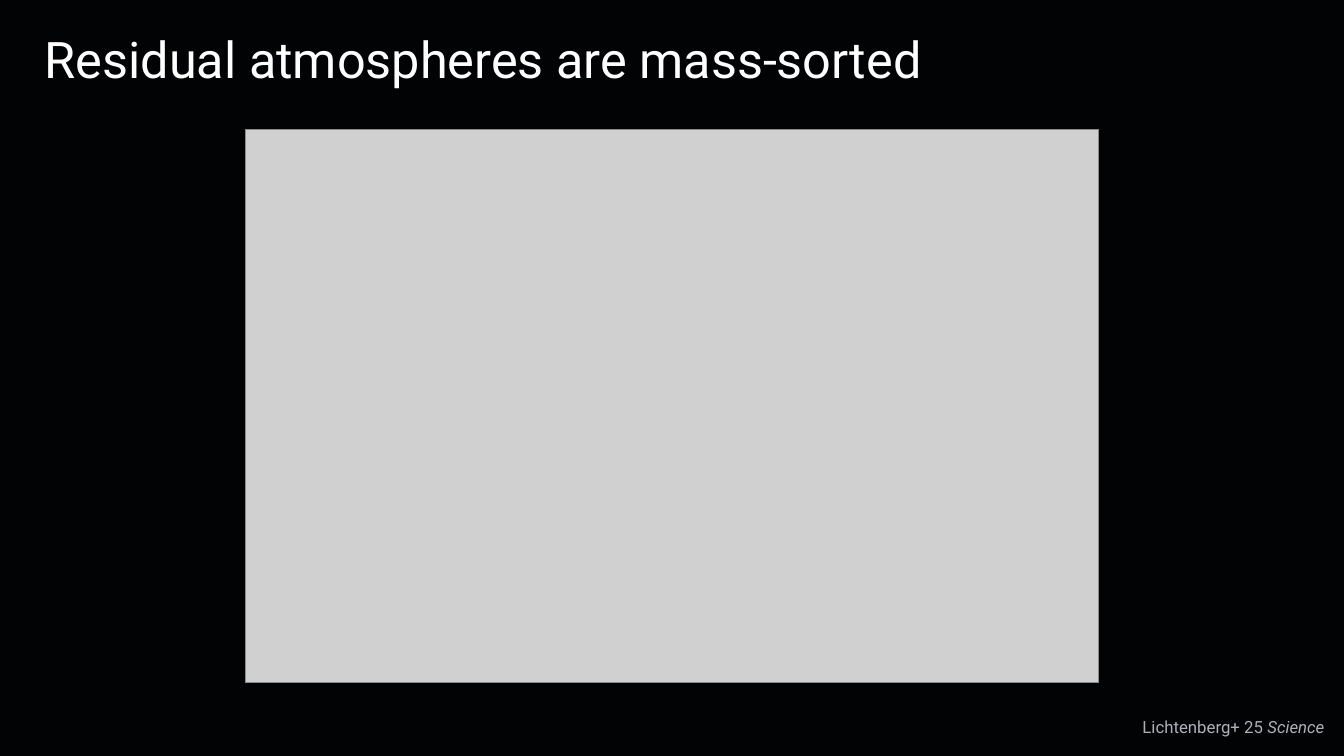
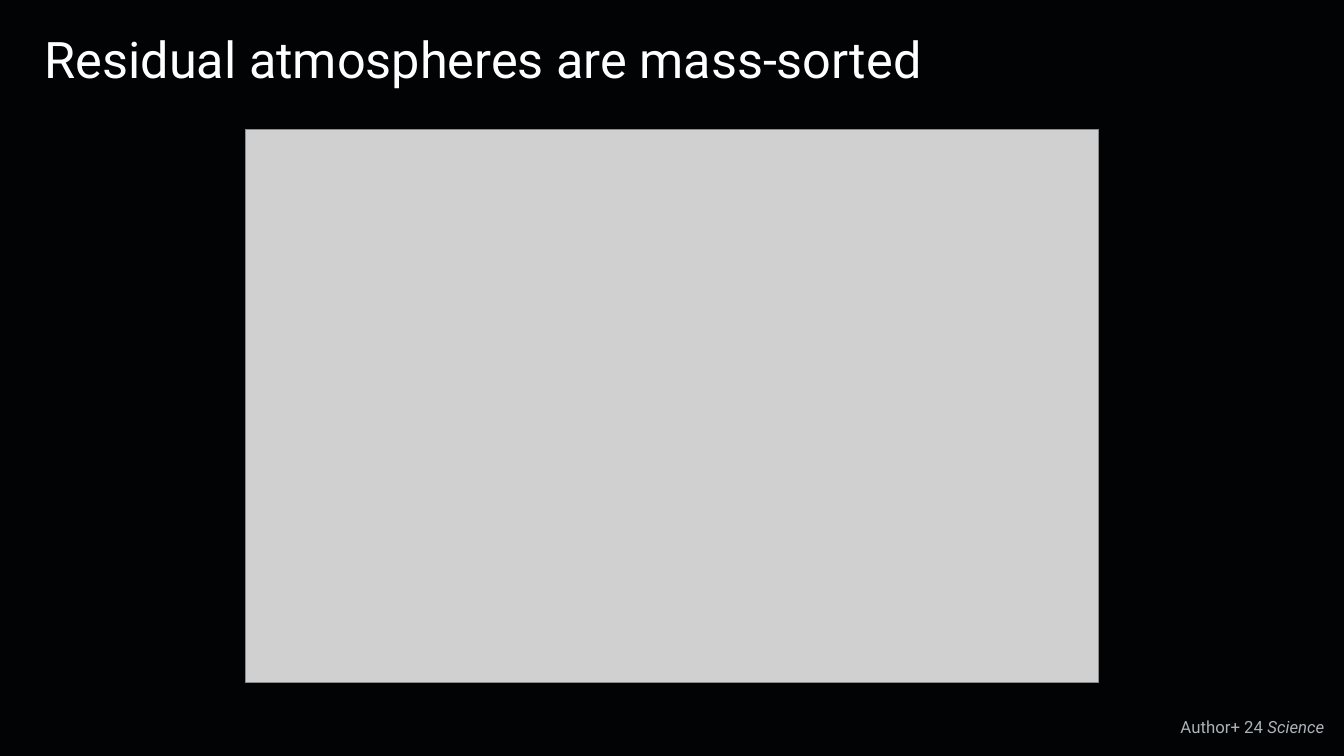
Before and after one commit to FormingWorlds/fwl-visual-language, a slide deck: slide 5 of templates/Forming Worlds.pptx. Drawn at 1344x756 pixels with LibreOffice and Linux fonts; fonts in the diff are those of the drawing; grey boxes stand for pictures. Boxes give left, top, right and bottom in pixels: in the first picture for what was removed or moved away, otherwise in the second. Text is boxed around its words. In the diff, an @@ line names an element or a change of style, - is before the commit and + after.

```diff
--- a/templates/Forming Worlds.pptx
+++ b/templates/Forming Worlds.pptx
@@ text at (x1=1180, y1=720, x2=1324, y2=733): text changed @@
-Lichtenberg+ 25 Science
+Author+ 24 Science
```
Also in this commit, not shown: 2 other slides changed, 6 other files.
